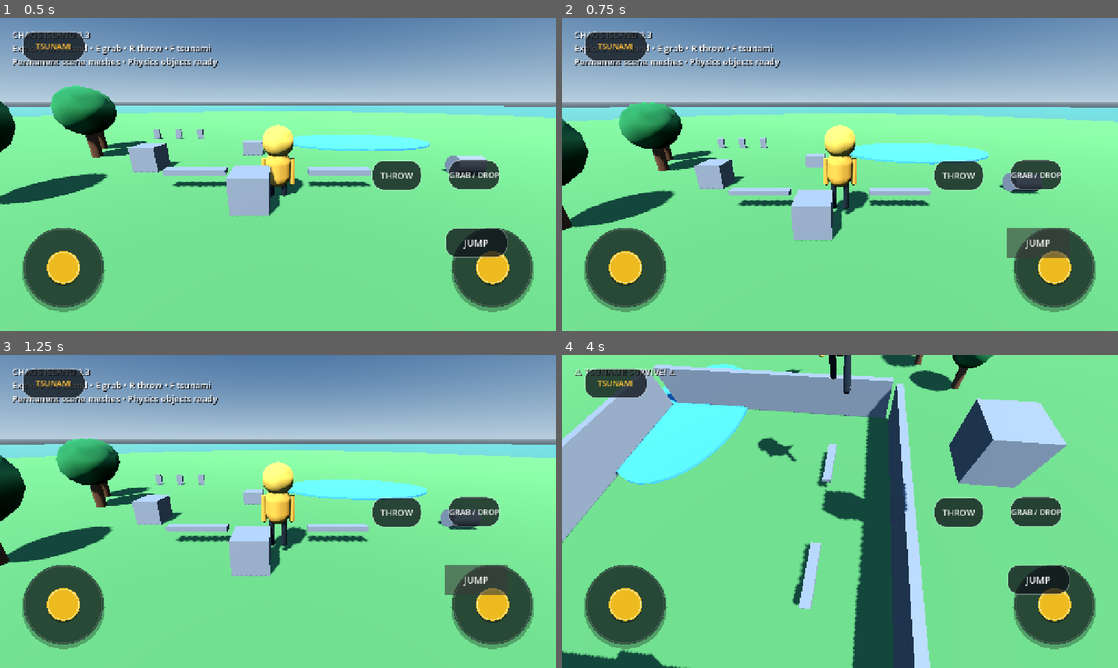
Above: before the commit, frames 1-4 (two rows, left to right).
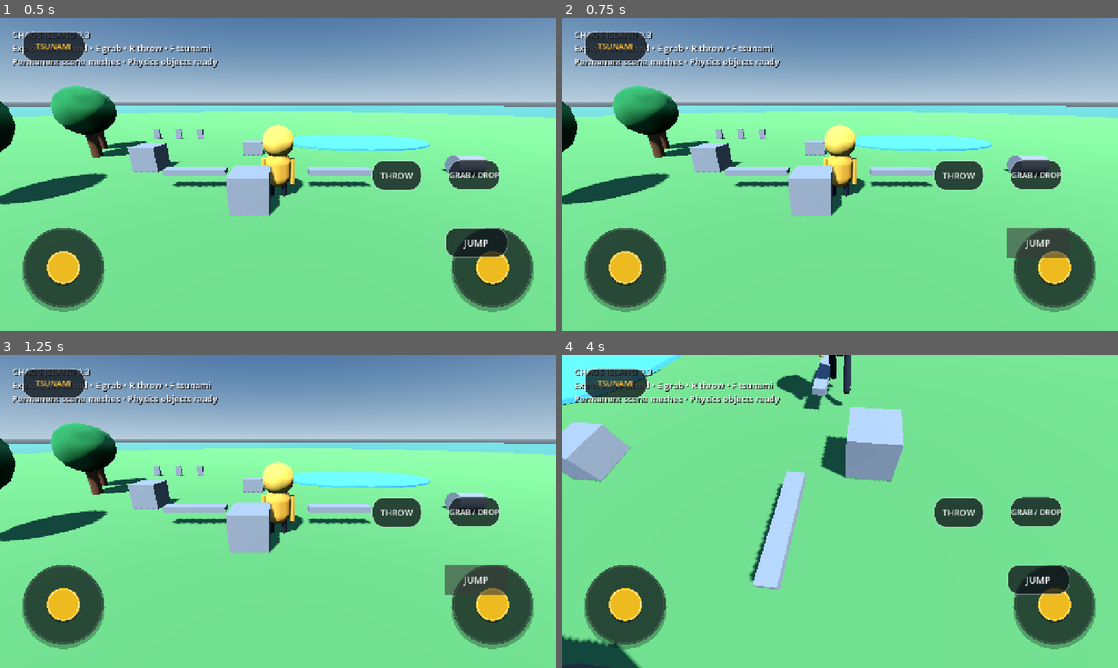
Above: after the commit, the same moments.

Repository: manojoffl-git/chaos-island-build
Game: Godot game, scene res://scenes/Main.tscn
Same seed, same stepped clock (60 frames per second), same inputs: the game is played once before the commit and once after it.
Inputs (mouse positions are in pixels of both pictures, inside the frame that each line leads up to):
- Up to frame 1 (0.5 s): no input
- Up to frame 2 (0.75 s): click "JUMP" at 0.5 s
- Up to frame 3 (1.25 s): no input
- Up to frame 4 (4 s): click "GRAB / DROP" at 1.25 s; click "THROW" at 2 s; click "TSUNAMI" at 2.75 s; tap Enter at 3.5 s; move the mouse to (867, 511) at 3.52 s; hold W (move_forward) from 3.53 s (still down); tap E (grab) at 3.6 s; click (867, 511) at 3.67 s; tap Space (jump) at 3.77 s; tap R (throw) at 3.8 s

Frame 1 is identical in both runs. In frame 2, 14% of the frame differs, in the area x 0-100%, y 21-72%; in frame 3, 13%; in frame 4, 33%, in the area x 0-91%, y 0-100%.
Error after the commit: Invalid access to property or key 'look_changed' on a base object of type 'null instance'. (res://scripts/mobile_controls.gd:9)

Commit message:
Replace camera joystick with touch camera

Diff:
--- a/scripts/mobile_controls.gd
+++ b/scripts/mobile_controls.gd
@@ -2,31 +2,39 @@
 
 @onready var player: CharacterBody3D = get_parent().get_node("Player")
 @onready var move_joystick: Control = $MoveJoystick
-@onready var look_joystick: Control = $LookJoystick
+@onready var camera_touch: Control = $CameraTouch
 
 func _ready() -> void:
 	move_joystick.value_changed.connect(_on_move_changed)
+	camera_touch.look_changed.connect(_on_camera_changed)
 	$Actions/Jump.pressed.connect(_jump)
 	$Actions/Grab.pressed.connect(_grab)
 	$Actions/Throw.pressed.connect(_throw)
 	$Actions/Disaster.pressed.connect(_disaster)
 
-func _process(_delta: float) -> void:
+func _on_move_changed(value: Vector2) -> void:
+	if is_instance_valid(player):
+		player.mobile_move = value
+
+func _on_camera_changed(delta: Vector2) -> void:
 	if not is_instance_valid(player):
 		return
-	player.mobile_look = look_joystick.value
-
-func _on_move_changed(value: Vector2) -> void:
-	player.mobile_move = value
+	var sensitivity := 0.012
+	player.rotate_y(-delta.x * sensitivity)
+	player.camera_pitch = clamp(player.camera_pitch - delta.y * sensitivity, -1.05, 0.18)
+	player.camera.rotation.x = player.camera_pitch
 
 func _jump() -> void:
-	player.mobile_jump()
+	if is_instance_valid(player):
+		player.mobile_jump()
 
 func _grab() -> void:
-	player.mobile_grab()
+	if is_instance_valid(player):
+		player.mobile_grab()
 
 func _throw() -> void:
-	player.mobile_throw()
+	if is_instance_valid(player):
+		player.mobile_throw()
 
 func _disaster() -> void:
 	get_parent().tsunami()
